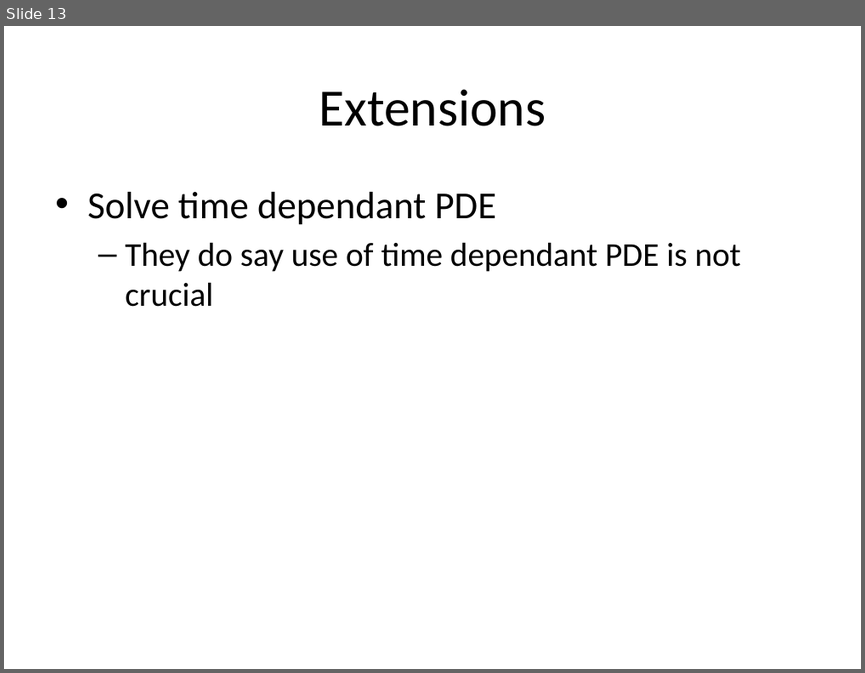
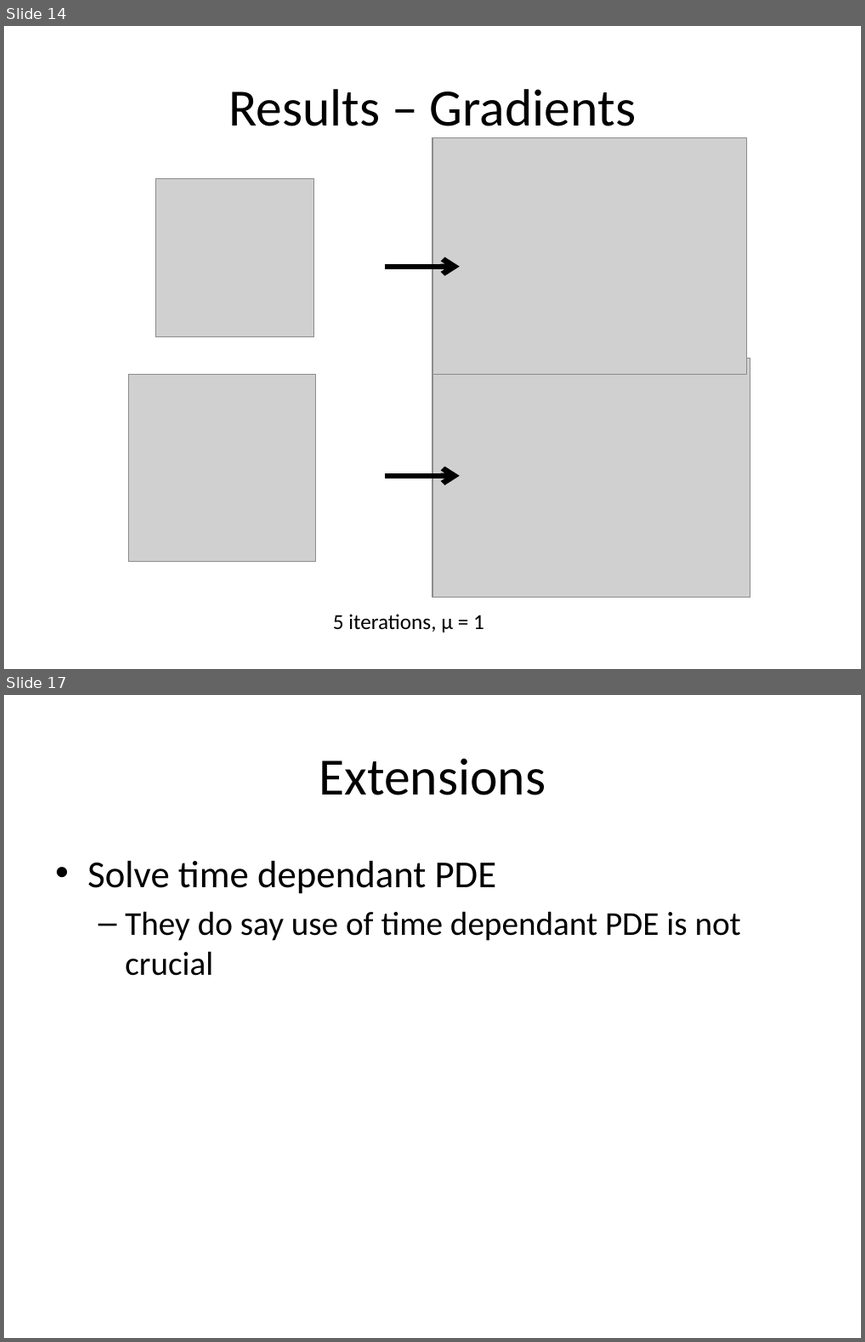
Before and after one commit to michaelwh/activecontnoedge, a slide deck: michael-activecont.pptx. Shown one above the other, each under a label of ours: slide 13 before the commit, slides 14 and 17 after it; the slides between them are not shown. The pictures are 865x673 and 865x1342 pixels, drawn with LibreOffice and Linux fonts; fonts in the diff are those of the drawing; grey boxes stand for pictures. Boxes give left, top, right and bottom in pixels: in the first picture for what was removed or moved away, otherwise in the second. Text is boxed around its words. In the diff, an @@ line names an element or a change of style, - is before the commit and + after.

Commit message:
More presentation stuff, added lots of result images

```diff
--- a/michael-activecont.pptx
+++ b/michael-activecont.pptx
@@ slide 14 added at bbox=[4, 26, 861, 669], background #FFFFFF @@
@@ title added at bbox=[228, 89, 636, 138], 44 pt, text #000000 @@
+Results – Gradients
@@ picture added at bbox=[432, 137, 746, 374] @@
@@ picture added at bbox=[155, 178, 314, 337] @@
@@ arrow added from (386, 267) to (459, 267), #000000 4.5 pt @@
@@ picture added at bbox=[129, 374, 316, 561] @@
@@ picture added at bbox=[432, 358, 749, 596] @@
@@ arrow added from (386, 476) to (459, 476), #000000 4.5 pt @@
@@ text added at bbox=[333, 613, 484, 632], 18 pt, text #000000 @@
+5 iterations, μ = 1
@@ what was slide 13 is now slide 17 @@
```
Also in this commit, not shown: 4 other slides added, 1 slide removed, 14 other files.
